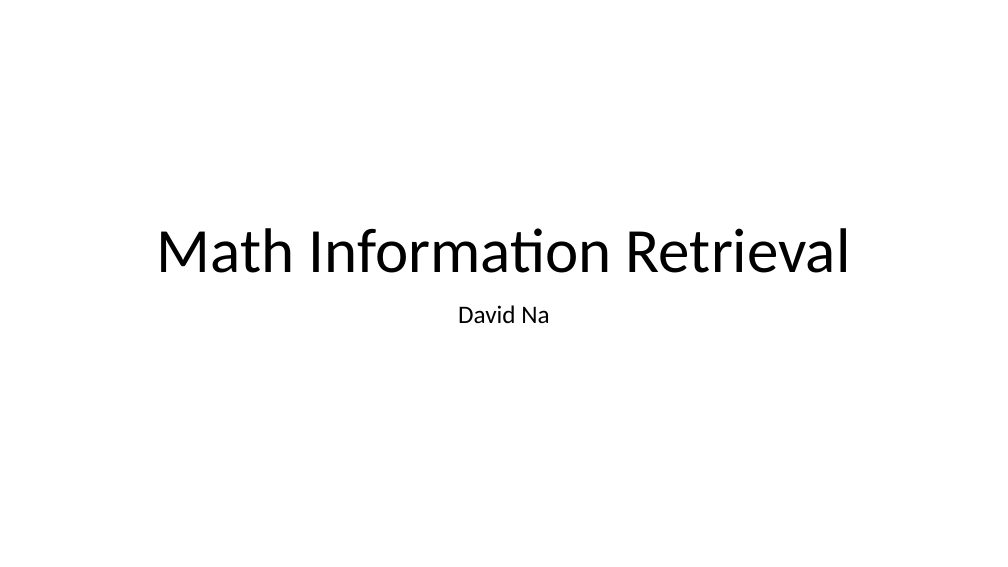
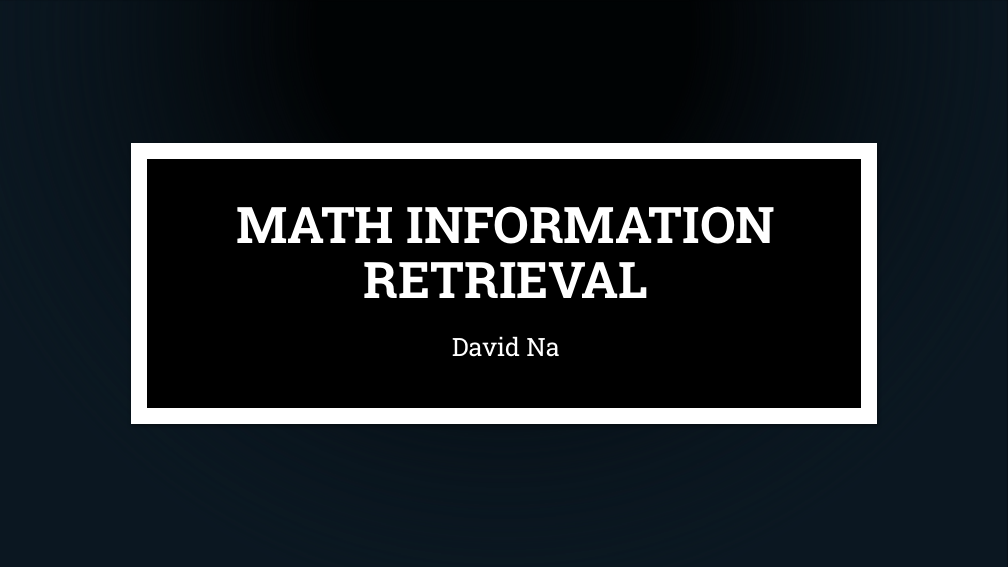
Before and after one commit to pure0022/math-IR-ARQMath-CompuBERT, a slide deck: slide 1 of Math Information Retrieval.pptx. Drawn at 1008x567 pixels with LibreOffice and Linux fonts; fonts in the diff are those of the drawing; background and template pictures are left out. Boxes give left, top, right and bottom in pixels: in the first picture for what was removed or moved away, otherwise in the second. Text is boxed around its words. In the diff, an @@ line names an element or a change of style, - is before the commit and + after.

```diff
--- a/Math Information Retrieval.pptx
+++ b/Math Information Retrieval.pptx
@@ background #FFFFFF to picture (left out) @@
@@ rectangle added at bbox=[0, 0, 1008, 567], fill gradient #1F445F to #112433 @@
@@ rectangle added at bbox=[139, 151, 870, 416], fill #000000, outline #FFFFFF 15 pt @@
@@ title at bbox=[236, 206, 776, 298]: text changed; size 60 to 48 pt; font Calibri to Roboto Slab; text colour #000000 to #FFFFFF; bold on @@
-Math Information Retrieval
+MATH INFORMATION RETRIEVAL
@@ subtitle "David Na": place and size @@
-subtitle "David Na" at bbox=[458, 305, 549, 323]
+subtitle "David Na" at bbox=[452, 336, 560, 357]
@@ subtitle "David Na" at bbox=[452, 336, 560, 357]: font Calibri to Roboto Slab, text colour #000000 to #FFFFFF; line spacing 0.9 to 1.2 @@
```
Also in this commit, not shown: 17 other slides changed, 4 slides added, 1 slide removed, 3 other files.
